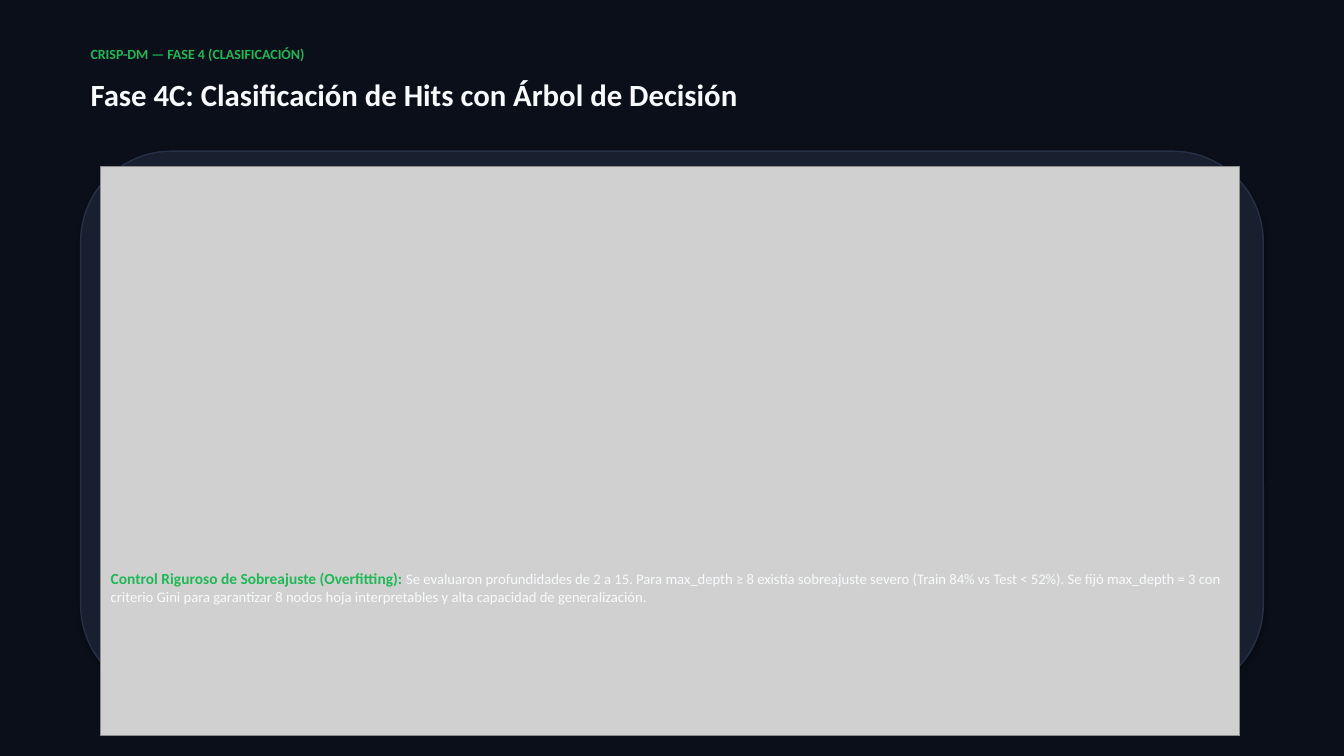
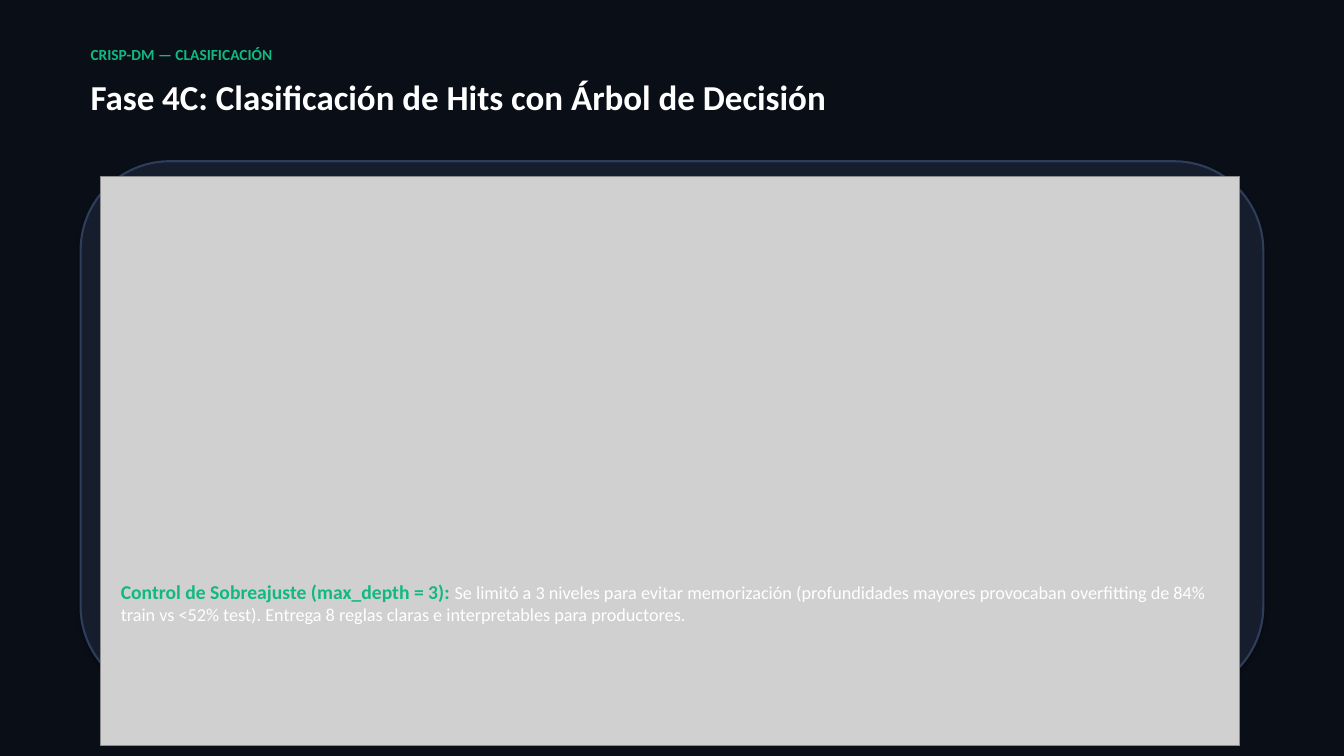
Before and after one commit to mkinaa/MineriaDatos, a slide deck: slide 6 of docs/PRESENTACION_PROYECTO_CRISP_DM.pptx. Drawn at 1344x756 pixels with LibreOffice and Linux fonts; fonts in the diff are those of the drawing; grey boxes stand for pictures. Boxes give left, top, right and bottom in pixels: in the first picture for what was removed or moved away, otherwise in the second. Text is boxed around its words. In the diff, an @@ line names an element or a change of style, - is before the commit and + after.

Commit message:
style: rediseño visual de presentaciones pptx con letras grandes y sintesis ejecutiva

```diff
--- a/docs/PRESENTACION_PROYECTO_CRISP_DM.pptx
+++ b/docs/PRESENTACION_PROYECTO_CRISP_DM.pptx
@@ rectangle at (0, 0, 1344, 756): fill #0B0F19 to #0A0E17 @@
@@ text at (91, 47, 272, 60): text changed; size 10 to 11 pt; text colour #1DB954 to #10B981 @@
-CRISP-DM — FASE 4 (CLASIFICACIÓN)
+CRISP-DM — CLASIFICACIÓN
@@ text "Fase 4C: Clasificación de Hits ..." at (91, 81, 826, 111): size 22 to 25 pt, text colour #F8FAFC to #FFFFFF @@
@@ rounded rectangle: place and size @@
-rounded rectangle at (81, 151, 1263, 696)
+rounded rectangle at (81, 161, 1263, 696)
@@ rounded rectangle at (81, 161, 1263, 696): fill #181F2E to #161E2E; outline #263047 1 pt to #2E3D59 1.5 pt @@
@@ picture: place and size @@
-picture at (101, 166, 1240, 736)
+picture at (101, 176, 1240, 746)
@@ text at (121, 584, 1204, 624): text changed; size 10.5 to 13 pt; text colour #F8FAFC to #FFFFFF @@
-Control Riguroso de Sobreajuste (Overfitting): Se evaluaron profundidades de 2 a 15. Para max_depth ≥ 8 existía sobreajuste severo (Train 84% vs Test < 52%). Se fijó max_depth = 3 con criterio Gini para garantizar 8 nodos hoja interpretables y alta capacidad de generalización.
+Control de Sobreajuste (max_depth = 3): Se limitó a 3 niveles para evitar memorización (profundidades mayores provocaban overfitting de 84% train vs <52% test). Entrega 8 reglas claras e interpretables para productores.
```
Also in this commit, not shown: 7 other slides changed, 2 other files.
